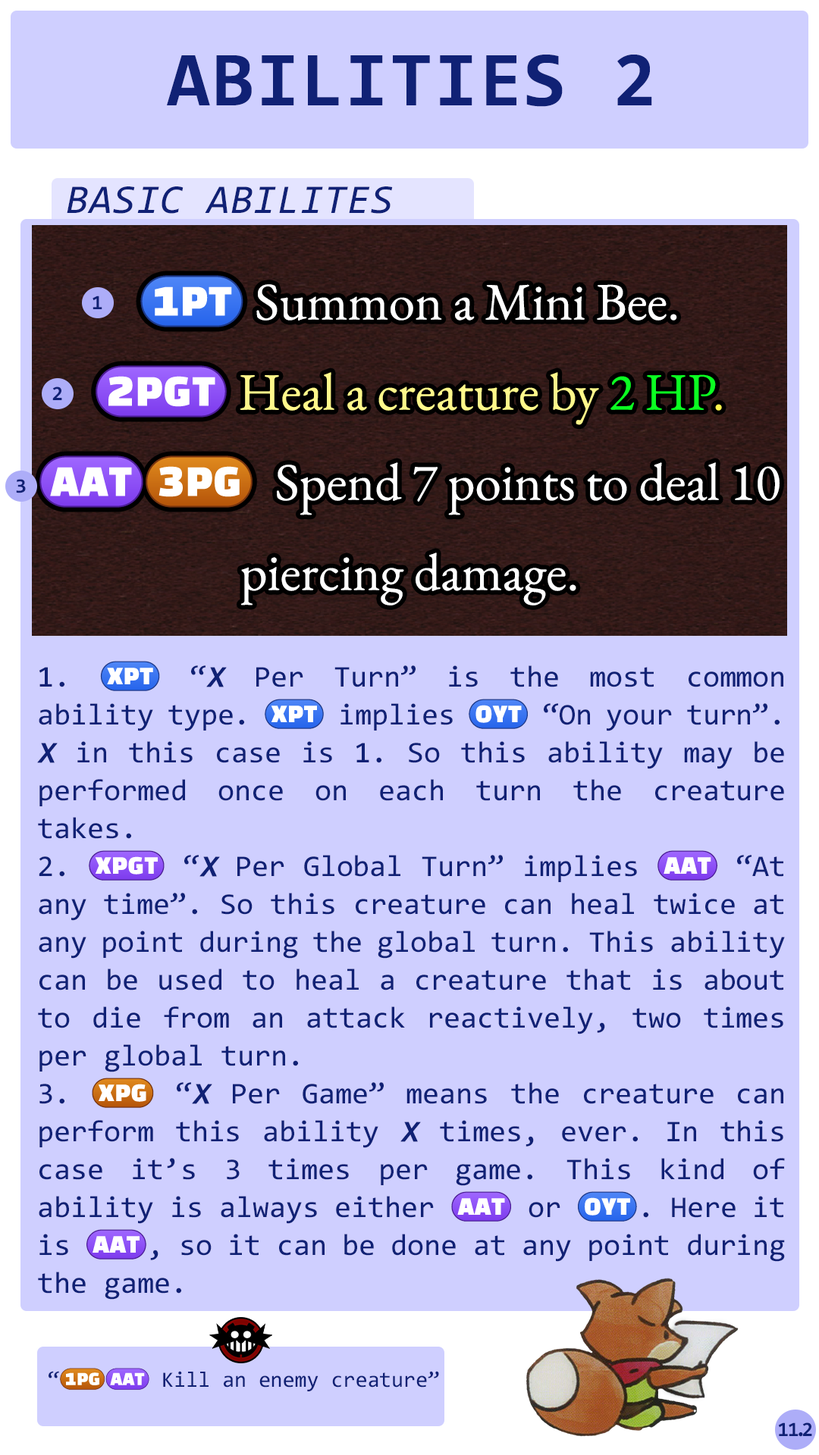
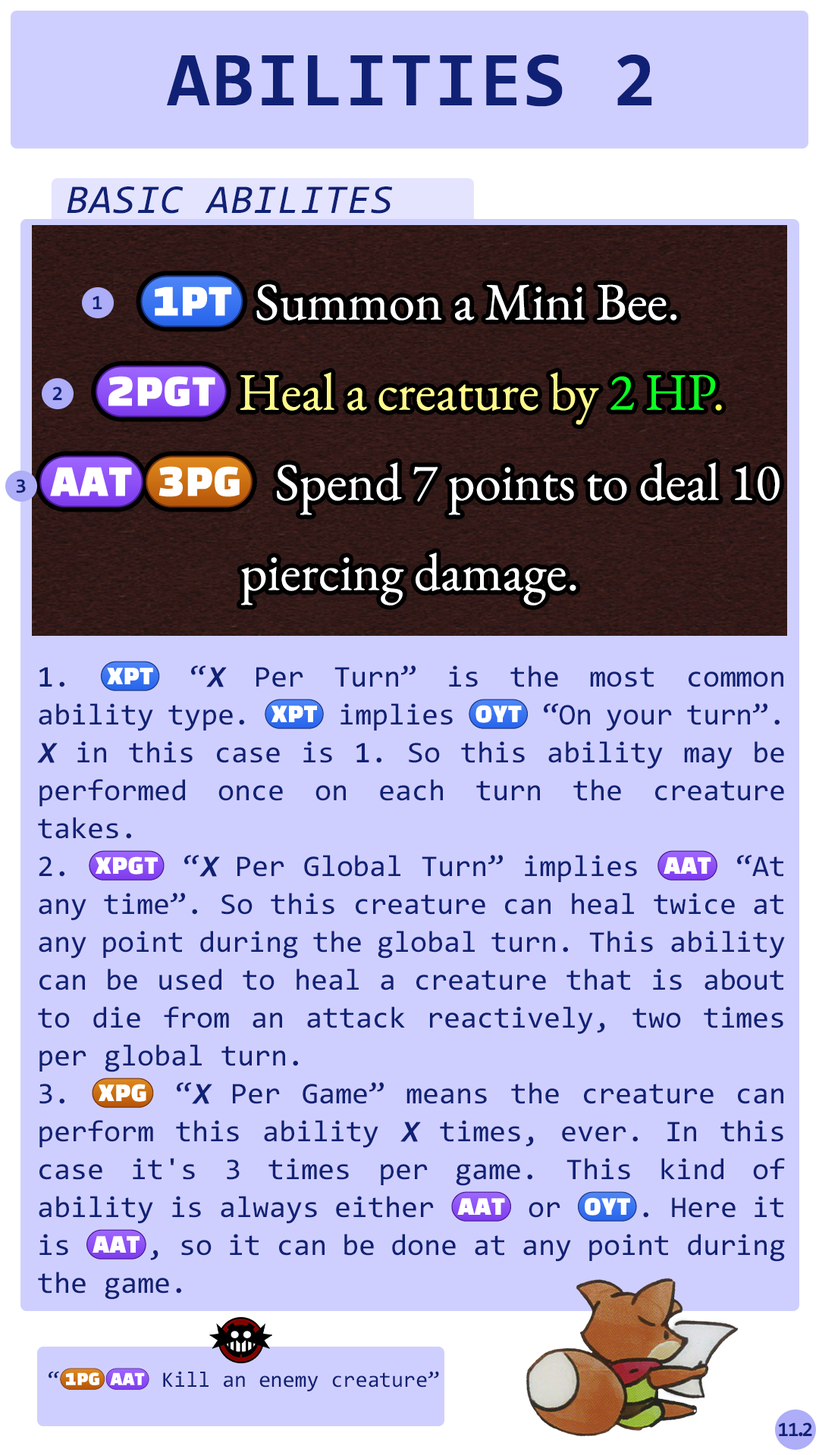
The second 819×1455 image is a revision of the first. Changes to its layers:
painted on "Item shop copy" over 166, 1158, 176, 1169
